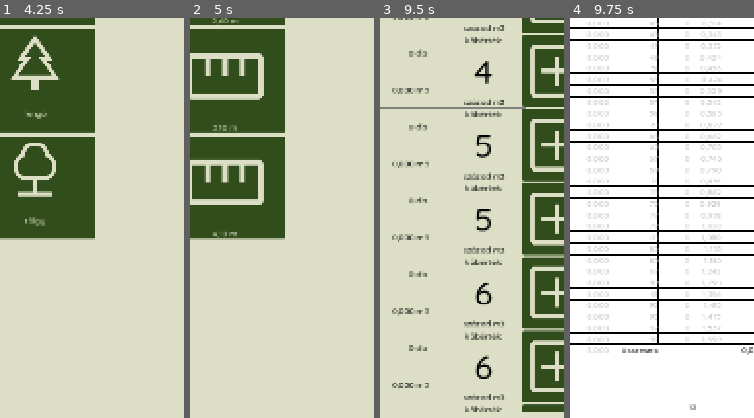
Above: before the commit, frames 1-4 (left to right).
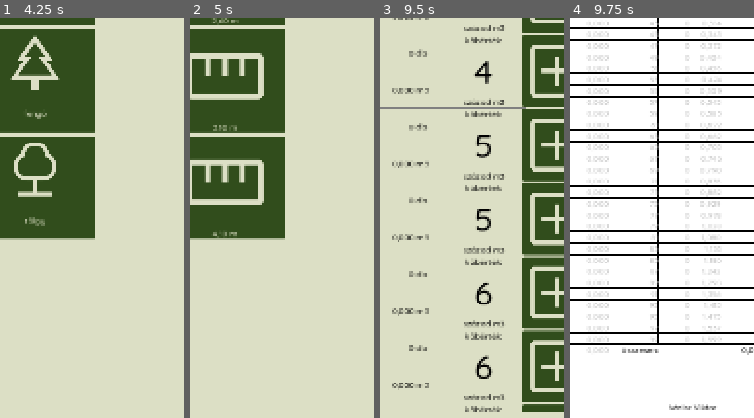
Above: after the commit, the same moments.

Repository: rolika/kob_g
Game: Godot game, scene res://main.tscn
Two runs of this game, one before a commit and one after it. Both use one fixed random seed, a clock stepped at 60 frames per second and the inputs below.
Inputs (mouse positions are % of the whole screen's width and height, from its top left):
- Up to frame 1 (4.25 s): click (94, 3) at 0.52 s; click (56, 23) at 1.27 s; type "12" at 1.35 s; click (56, 32) at 1.5 s; type "12" at 1.58 s; click (56, 41) at 1.73 s; type "12" at 1.82 s; click (56, 50) at 2.02 s; type "12" at 2.1 s; click (50, 95) at 2.75 s; click (94, 3) at 3.52 s
- Up to frame 2 (5 s): click "akác" at 4.25 s
- Up to frame 3 (9.5 s): click "2,00 m" at 5 s; click (88, 18) at 5.77 s; click (12, 18) at 6.5 s; click (88, 18) at 7.27 s; click (12, 18) at 8 s; click (50, 95) at 8.75 s
- Up to frame 4 (9.75 s): click (94, 3) at 9.52 s
The pictures show only the part of the screen within x 41-91%, y 39-89%; the shares and areas given below are measured in that part.

Frames 1-3 are identical in both runs. In frame 4, 0.3% of the frame differs, in the area x 53-80%, y 96-98%.

Commit message:
remove hidden button

Diff:
--- a/scripts/report.gd
+++ b/scripts/report.gd
@@ -1,6 +1,4 @@
 extends ColorRect
-
-signal back
 
 const DATE_FMT: String = "%s.%s.%s."
 const DATE: String = "%s, %s"
@@ -55,7 +53,3 @@
     var today = Time.get_date_dict_from_system()
     var date_fmt = DATE_FMT % [today.year, today.month, today.day]
     $DateLabel.text = DATE % [CurrentPile.city, date_fmt]
-    $PersonButton.text = CurrentPile.person
-
-func _on_person_button_pressed() -> void:
-    back.emit()
